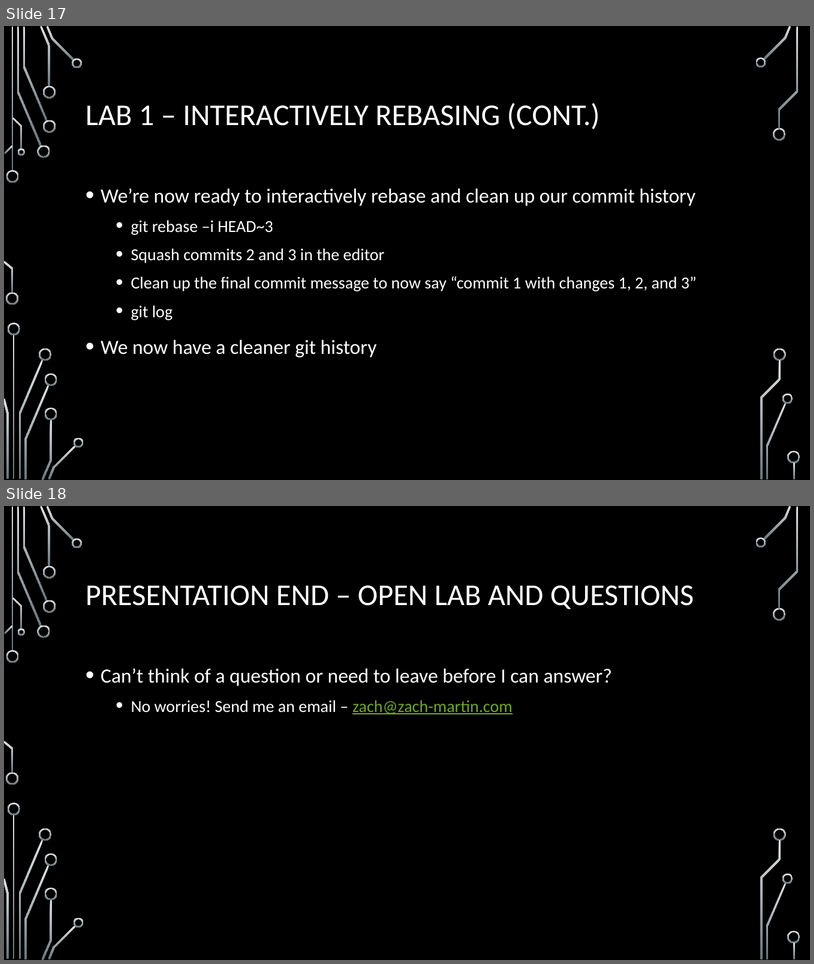
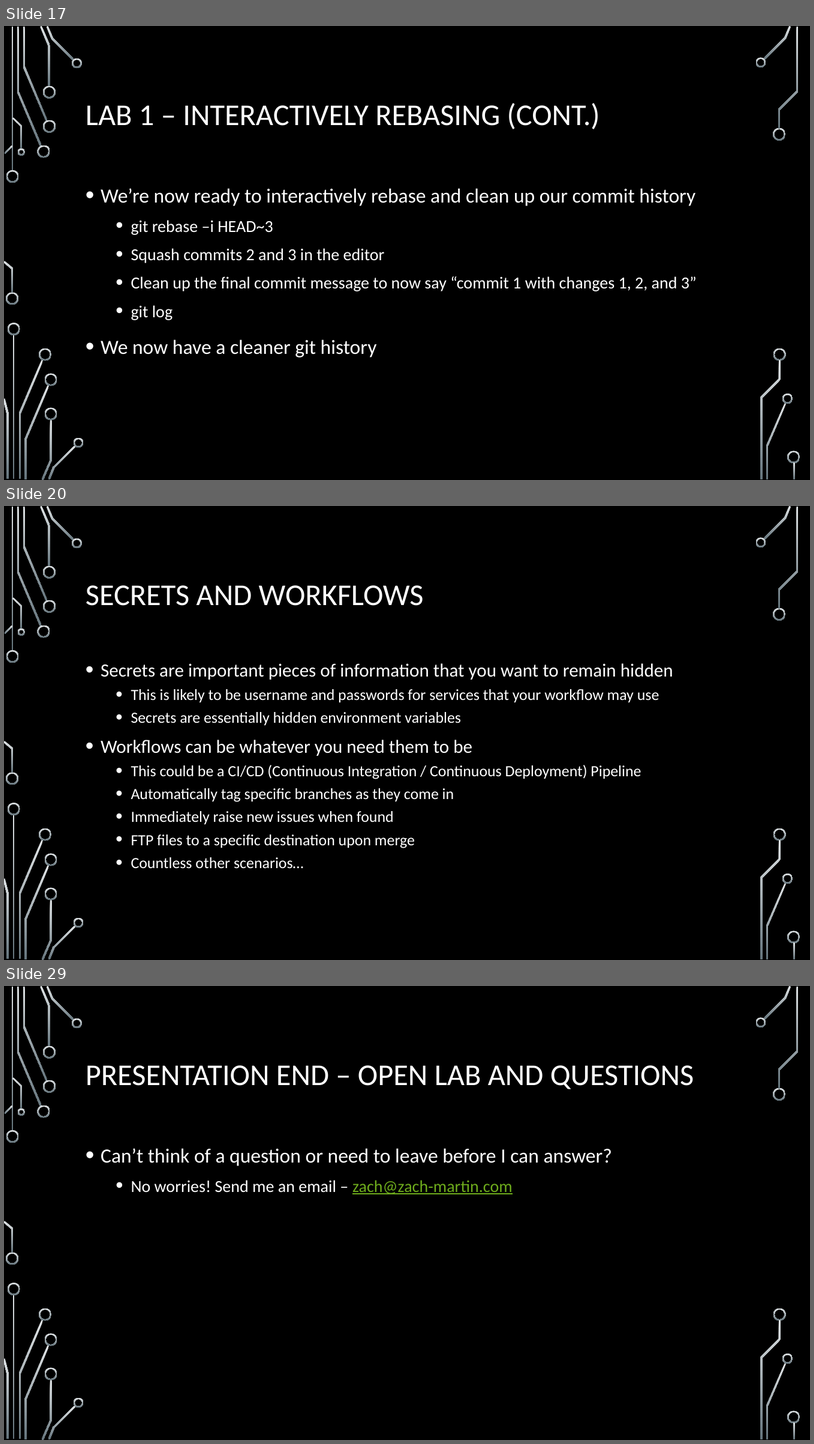
Before and after one commit to onideus/github-101-website, a slide deck: resources/Advanced github topics.pptx. Shown one above the other, each under a label of ours: slides 17 and 18 before the commit, slides 17, 20 and 29 after it; the slides between them are not shown. The pictures are 814x964 and 814x1444 pixels, drawn with LibreOffice and Linux fonts; fonts in the diff are those of the drawing; background and template pictures are left out. Boxes give left, top, right and bottom in pixels: in the first picture for what was removed or moved away, otherwise in the second. Text is boxed around its words. In the diff, an @@ line names an element or a change of style, - is before the commit and + after.

```diff
--- a/resources/Advanced github topics.pptx
+++ b/resources/Advanced github topics.pptx
@@ slide 20 added at box(4, 506, 810, 960), background picture (left out); not listed: 36 template elements that a slide beside it also shows @@
@@ title added at box(86, 585, 424, 606), 36 pt, text #FFFFFF @@
+SECRETS AND WORKFLOWS
@@ text added at box(101, 663, 674, 868), 18.5 pt, text #FFFFFF @@
+• Secrets are important pieces of information that you want to remain hidden
+  • This is likely to be username and passwords for services that your workflow may use
+  • Secrets are essentially hidden environment variables
+• Workflows can be whatever you need them to be
+  • This could be a CI/CD (Continuous Integration / Continuous Deployment) Pipeline
+  • Automatically tag specific branches as they come in
+  • Immediately raise new issues when found
+  • FTP files to a specific destination upon merge
+  • Countless other scenarios…
@@ what was slide 18 is now slide 29 @@
```
Also in this commit, not shown: 10 other slides added, 2 other files.
